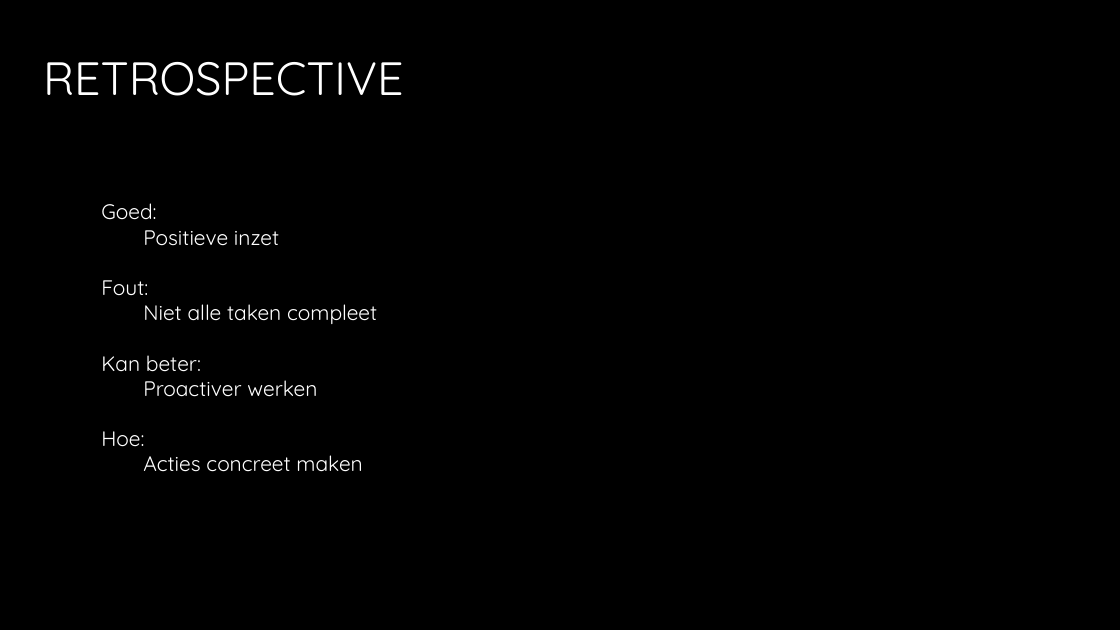
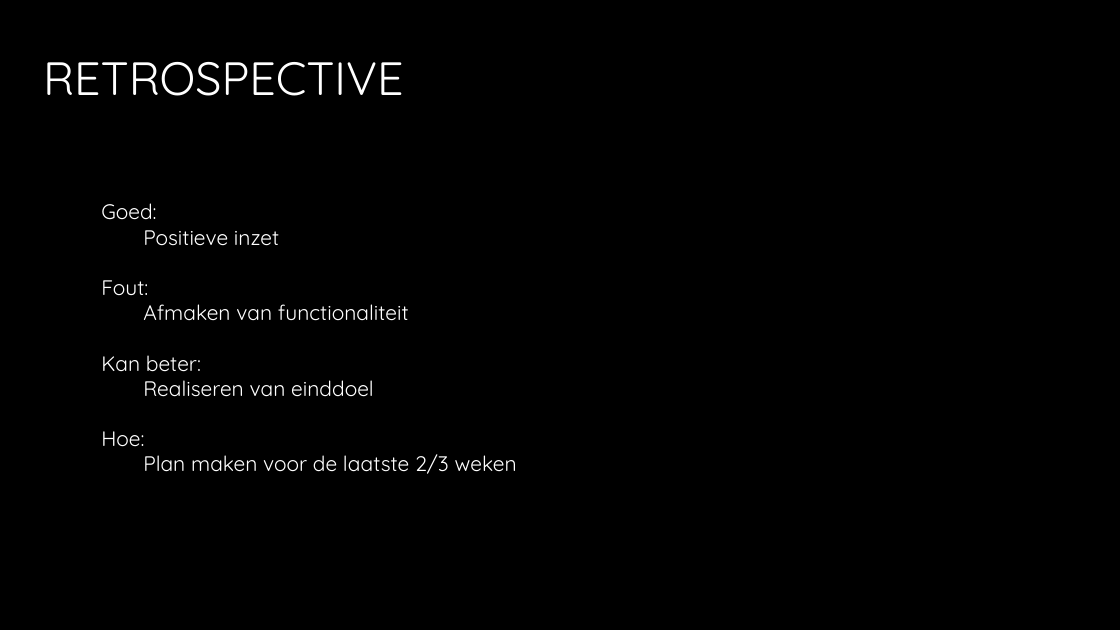
Before and after one commit to TomHeij/Project5-6, a slide deck: slide 10 of Opleverset_Project_5-6/Manage_&_Control/Presentaties/Sprint Meeting 6 Project 5-6.pptx. Drawn at 1120x630 pixels with LibreOffice and Linux fonts; fonts in the diff are those of the drawing; background and template pictures are left out. Boxes give left, top, right and bottom in pixels: in the first picture for what was removed or moved away, otherwise in the second. Text is boxed around its words. In the diff, an @@ line names an element or a change of style, - is before the commit and + after.

```diff
--- a/Opleverset_Project_5-6/Manage_&_Control/Presentaties/Sprint Meeting 6 Project 5-6.pptx
+++ b/Opleverset_Project_5-6/Manage_&_Control/Presentaties/Sprint Meeting 6 Project 5-6.pptx
@@ text at box(143, 304, 409, 321): text changed @@
-  Niet alle taken compleet
+  Afmaken van functionaliteit
@@ text at box(143, 380, 374, 397): text changed @@
-  Proactiver werken
+  Realiseren van einddoel
@@ text at box(143, 454, 517, 474): text changed @@
-  Acties concreet maken
+  Plan maken voor de laatste 2/3 weken
```
Also in this commit, not shown: 1 other slide changed, 2 other files.
